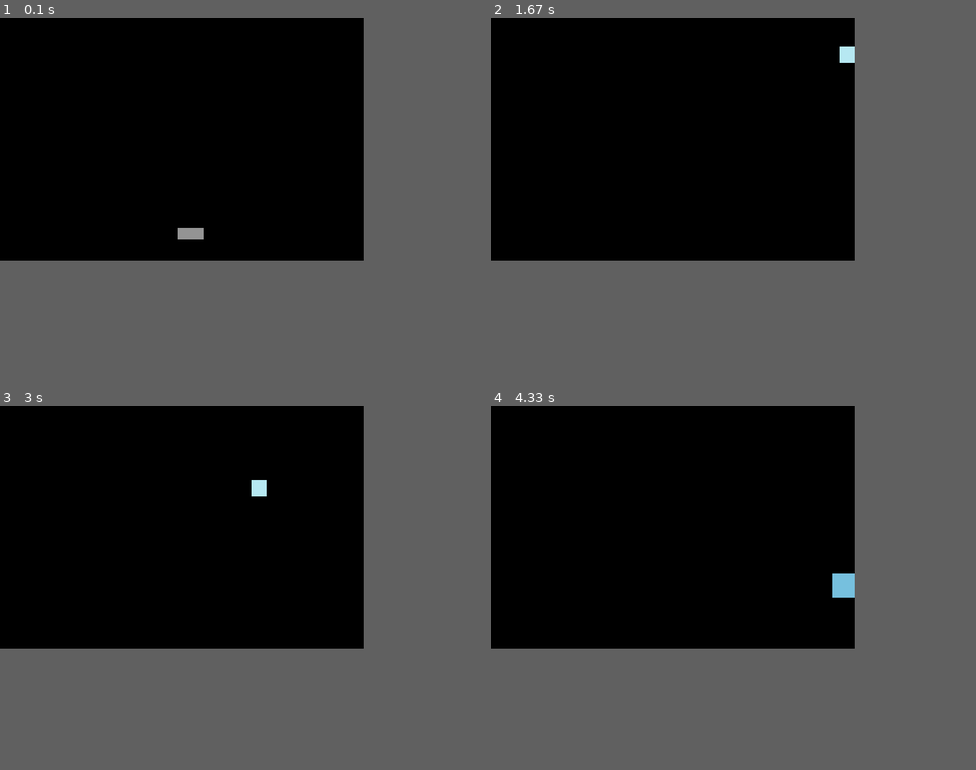
Above: before the commit, frames 1-4 (two rows, left to right).
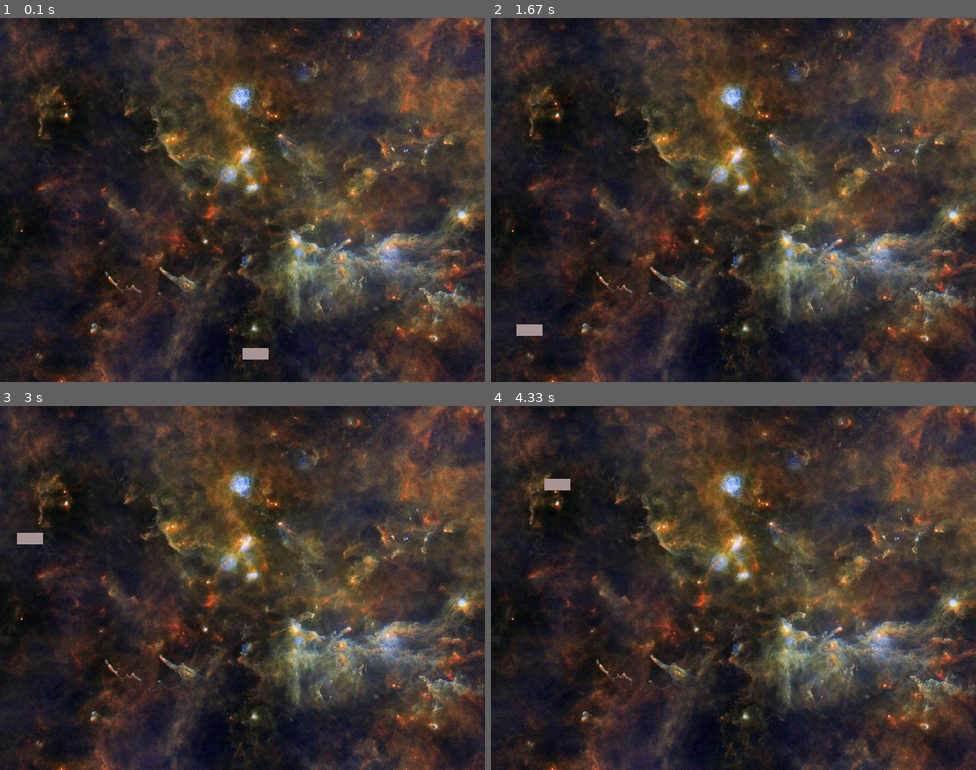
Above: after the commit, the same moments.

Repository: DinosauRuss/sample_projects
Game: pygame game, started from pygame_test.py
The game is run twice, just before and just after one commit, with the same random seed, the same clock (stepped at 60 frames per second) and the same inputs.
Inputs:
- Up to frame 1 (0.1 s): no input
- Up to frame 2 (1.67 s): hold Space 0.33-0.8 s; hold Right 0.33-0.8 s; hold Right 0.83-1.3 s; hold Up 1.33-1.63 s
- Up to frame 3 (3 s): hold Right 1.67-2.13 s; hold Left 2.17-2.7 s; hold Down from 2.73 s (still down)
- Up to frame 4 (4.33 s): release Down at 3.03 s; tap Space at 3.07, 3.47, 3.77, 3.9, 4.3 s; hold Left 3.4-3.8 s; hold Up 3.83-4.2 s; hold Right from 4.23 s (still down)
In our replay, the window is 600x400 before the commit and 800x600 after it. These sizes can differ from the game's own. Grey fills any space a smaller window leaves; there, only what the larger window draws over its background counts as a difference.

The runs differ from the first frame. In frame 1, 97% of the frame differs, in the area x 0-100%, y 0-100%; in frame 2, 97%; in frame 3, 79%; in frame 4, 79%.

Commit message:
Add momentum, boundary teleportation, speed limit

Diff:
--- a/pygame_test.py
+++ b/pygame_test.py
@@ -1,33 +1,66 @@
 
 '''
-Program to test aspects of Pygame. Generate a rectangle of random
-size, color, and location; can be moved with arrow keys and
-respawned with spacebar.
+Program to test aspects of Pygame. Rectangle can be moved with arrow keys,
+transport through screen boundaries, and has momentum.
 '''
 
 import pygame
+import os
+import sys
 from random import randint
-import sys
 
 
 pygame.init()
 
-width = 600
-height = 400
+width = 800
+height = 600
 
+os.environ['SDL_VIDEO_CENTERED'] = '1'
 screen = pygame.display.set_mode((width, height))
-pygame.display.set_caption('Mac and Cheetos')
+pygame.display.set_caption('Physics')
 
+bg = pygame.image.load('stars.jpg')
 clock = pygame.time.Clock()
 
-# start rectangle as grey, random size, ranodom location
-color = (148,148,148)
+# start rectangle as grey, random size, random location
+color = (168,148,148)
+size_x = randint(10,50)
+size_y = randint(10,50)
 x = randint(0, (width-50))
 y = randint(0, (height-50))
-size_x = randint(10,50)
-size_y = randint(10,50)
 
-rand_color = lambda: (randint(0,255), randint(0,255), randint(0,255))
+xSpeed = 0
+ySpeed = 0
+
+
+def waitForEsc():
+    '''ESC button quits game'''
+
+    if pressed[pygame.K_ESCAPE]:
+        print('Program quit')
+        pygame.quit()
+        sys.exit()
+
+def slowMomentum():
+    '''Spacebar slows movement'''
+
+    global xSpeed, ySpeed
+    if pressed[pygame.K_SPACE]:
+        print(xSpeed, ySpeed)
+        if xSpeed < -5: xSpeed = -5
+        if xSpeed > 5: xSpeed = 5
+        if ySpeed < -5: ySpeed = -5
+        if ySpeed > 5: ySpeed = 5
+
+def maxSpeed():
+    '''speed governor'''
+
+    global xSpeed, ySpeed
+    if xSpeed > 20: xSpeed = 20
+    if xSpeed < -20: xSpeed = -20
+    if ySpeed > 20: ySpeed = 20
+    if ySpeed < -20: ySpeed = -20
+
 
 while True:
     for event in pygame.event.get():
@@ -35,31 +68,30 @@
             pygame.quit()
             sys.exit()
 
-        # spacebar randomly changes size,
-        # color, and position of rectangle
-        if event.type == pygame.KEYDOWN and\
-           event.key == pygame.K_SPACE:
-            color = rand_color()
-            x = randint(0, width)
-            y = randint(0, height)
-            size_x = randint(10,50)
-            size_y = randint(10,50)
+    # arrow keys move rectangle around screen with momentum
+    pressed = pygame.key.get_pressed()
+    if pressed[pygame.K_UP]: ySpeed -= .5
+    if pressed[pygame.K_DOWN]: ySpeed += .5
+    if pressed[pygame.K_LEFT]: xSpeed -= .5
+    if pressed[pygame.K_RIGHT]: xSpeed += .5
 
-    # arrow keys move rectangle around screen
-    pressed = pygame.key.get_pressed()
-    if pressed[pygame.K_UP]: y -= 5
-    if pressed[pygame.K_DOWN]: y += 5
-    if pressed[pygame.K_LEFT]: x -= 5
-    if pressed[pygame.K_RIGHT]: x += 5
 
-    # keep rectangle within screen bounds
-    if x<=0: x=0
-    if y<=0: y=0
-    if x>= width-size_x: x= width-size_x
-    if y>= height-size_y: y= height-size_y
+    # transport rectangle through boundary to other side
+    if x < 0-size_x: x=width
+    if y < 0-size_y: y=height
+    if x > width: x= 0
+    if y > height: y= 0
+
+    y += ySpeed
+    x += xSpeed
+    maxSpeed()
+
+    slowMomentum()
+    waitForEsc()
 
     screen.fill((0,0,0))
+    screen.blit(bg, [0,0])
     pygame.draw.rect(screen, color, pygame.Rect(x,y, size_x, size_y))
 
-    clock.tick(60)
+    clock.tick(40)
     pygame.display.flip()
Binary file added: stars.jpg
